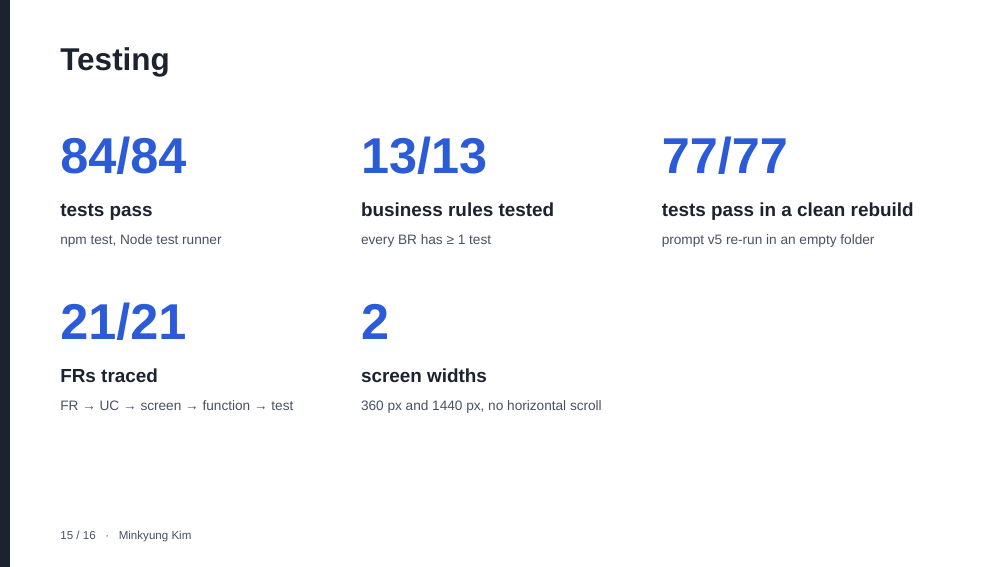
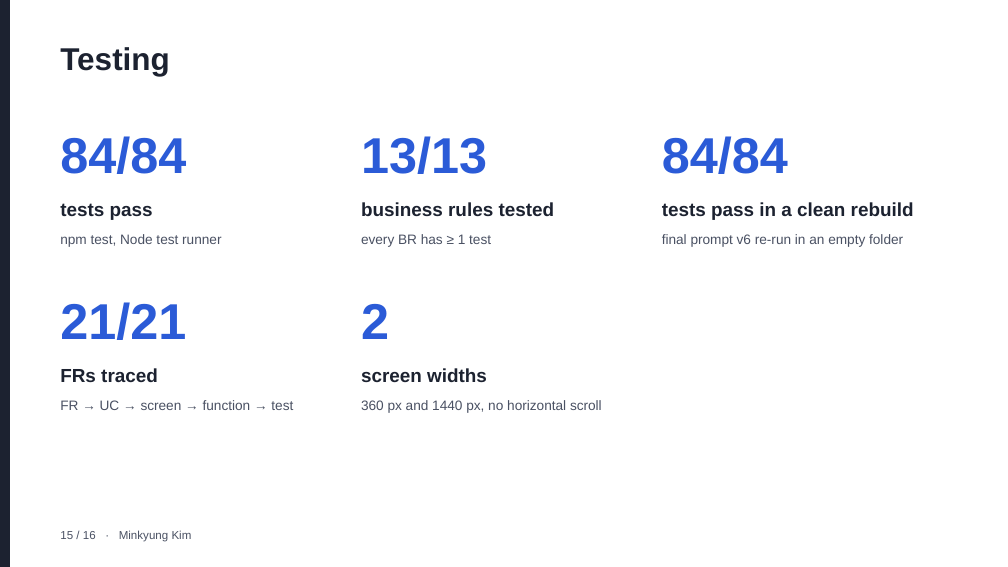
Before and after one commit to keemlogan/shiftswap, a slide deck: slide 15 of presentation/ShiftSwap-Team7.pptx. Drawn at 1008x567 pixels with LibreOffice and Linux fonts; fonts in the diff are those of the drawing. Boxes give left, top, right and bottom in pixels: in the first picture for what was removed or moved away, otherwise in the second. Text is boxed around its words. In the diff, an @@ line names an element or a change of style, - is before the commit and + after.

```diff
--- a/presentation/ShiftSwap-Team7.pptx
+++ b/presentation/ShiftSwap-Team7.pptx
@@ text at box(662, 136, 788, 174): text changed @@
-77/77
+84/84
@@ text at box(662, 234, 903, 247): text changed @@
-prompt v5 re-run in an empty folder
+final prompt v6 re-run in an empty folder
```
Also in this commit, not shown: 3 other slides changed, 19 other files.
